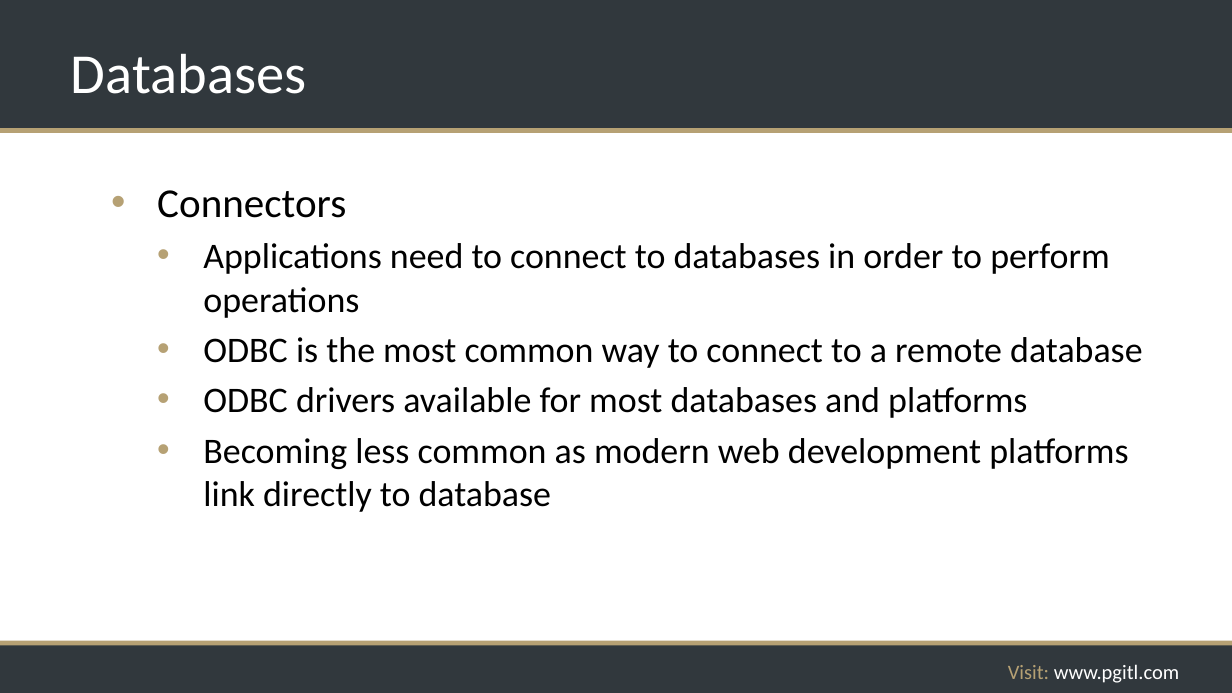
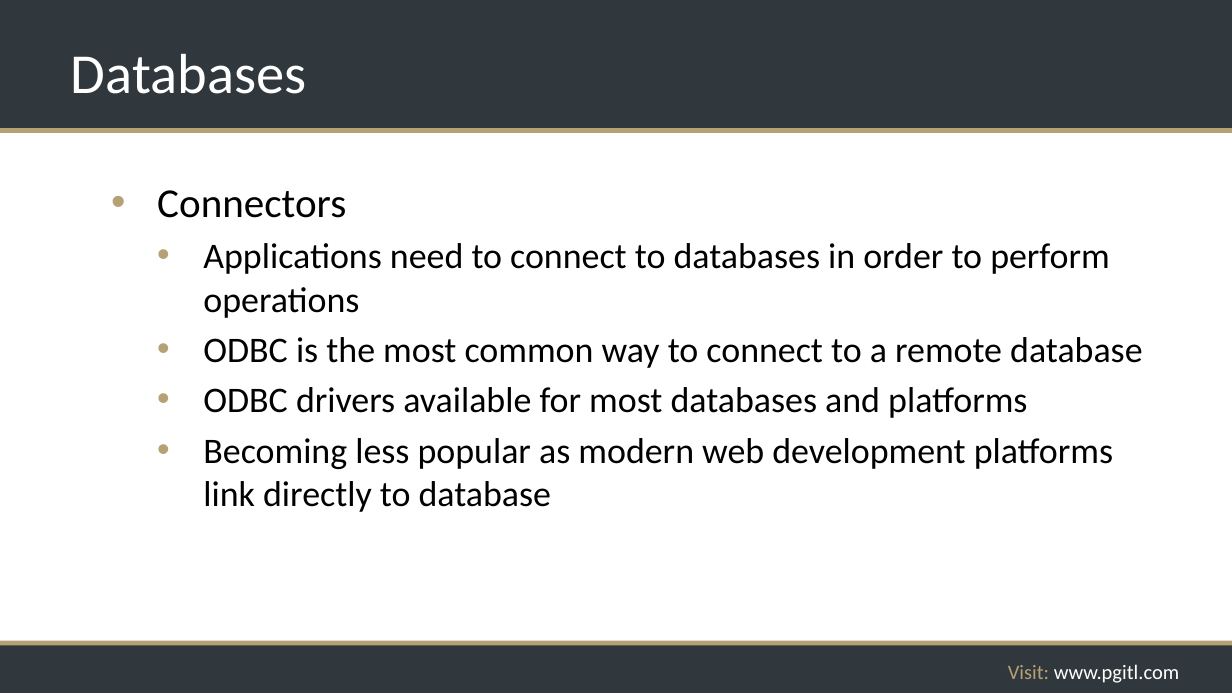
Before and after one commit to rikkouri/project-a, a slide deck: slide 149 of Programming Foundations.pptx. Drawn at 1232x693 pixels with LibreOffice and Linux fonts; fonts in the diff are those of the drawing; background and template pictures are left out. Boxes give left, top, right and bottom in pixels: in the first picture for what was removed or moved away, otherwise in the second. Text is boxed around its words. In the diff, an @@ line names an element or a change of style, - is before the commit and + after.

Commit message:
Added more database slides

```diff
--- a/Programming Foundations.pptx
+++ b/Programming Foundations.pptx
@@ text at [203,438,1113,512]: text changed @@
-  • Becoming less common as modern web development platforms link directly to database
+  • Becoming less popular as modern web development platforms link directly to database
```
Also in this commit, not shown: 3 other slides changed, 8 slides added, 1 other file.
